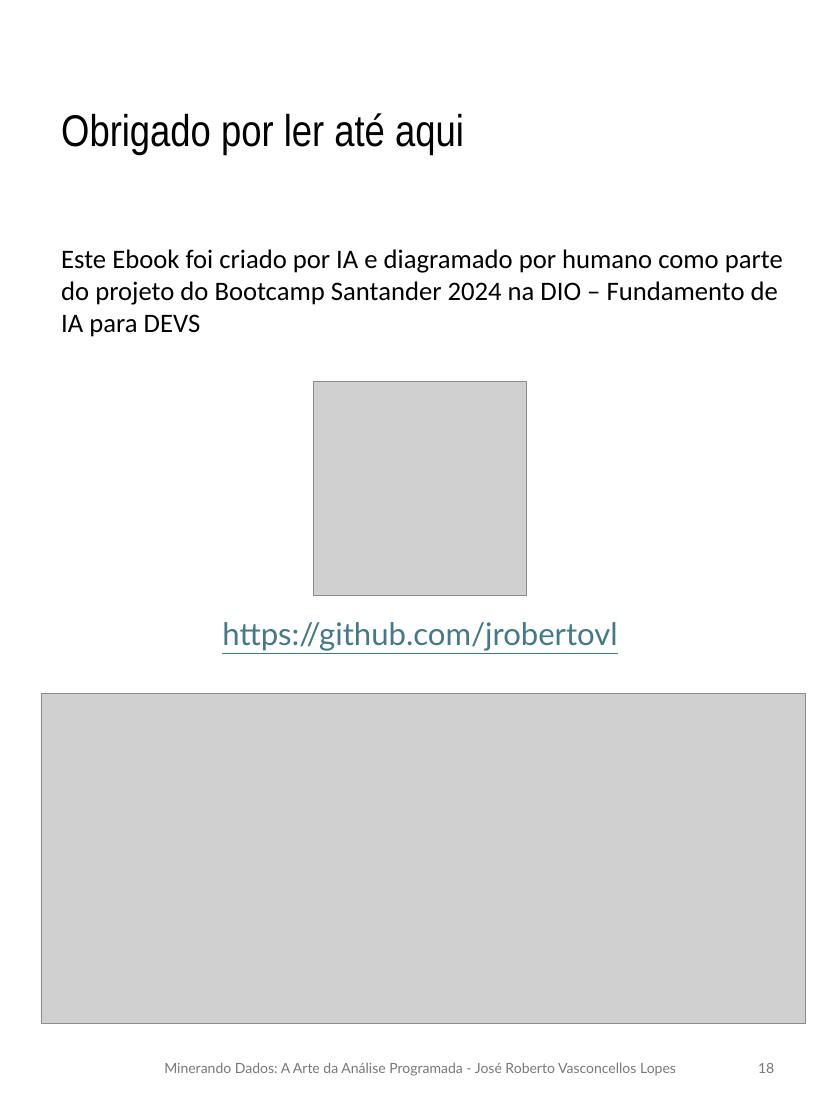
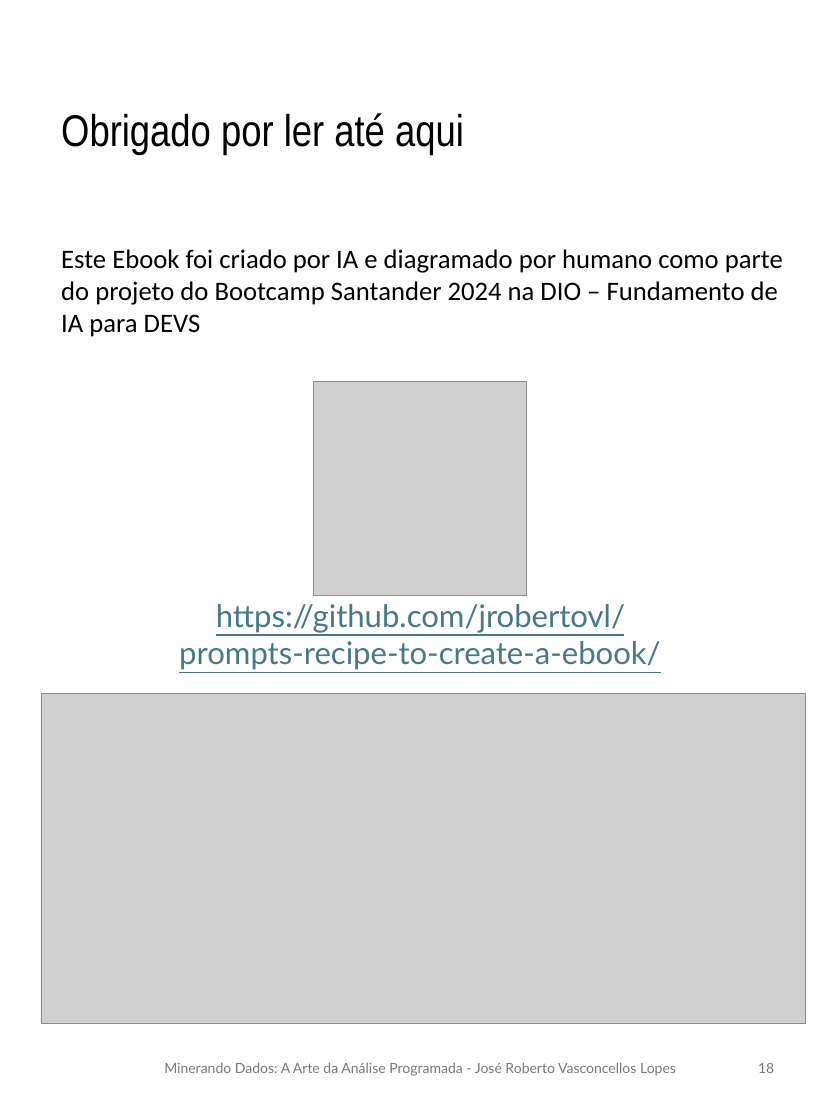
Before and after one commit to jrobertovl/prompts-recipe-to-create-a-ebook, a slide deck: slide 18 of output/Ebook_DIO.pptx. Drawn at 840x1120 pixels with LibreOffice and Linux fonts; fonts in the diff are those of the drawing; grey boxes stand for pictures. Boxes give left, top, right and bottom in pixels: in the first picture for what was removed or moved away, otherwise in the second. Text is boxed around its words. In the diff, an @@ line names an element or a change of style, - is before the commit and + after.

```diff
--- a/output/Ebook_DIO.pptx
+++ b/output/Ebook_DIO.pptx
@@ text at <box>179,604,661,670</box>: text changed @@
-https://github.com/jrobertovl
+https://github.com/jrobertovl/prompts-recipe-to-create-a-ebook/
```
Also in this commit, not shown: 1 other file.
